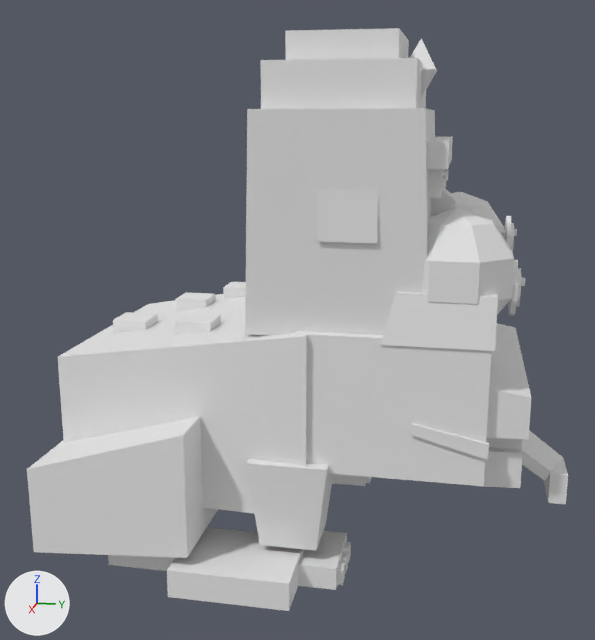
The FBX model assets/models/fbx/09_EclipseTemple/Animals/dino_IdolOllie.fbx as it was, and as the next commit left it.
Camera for both pictures: a 50 mm camera at (0.0731, 0.0204, 0.0376) aimed at (0.0008, 0.006, 0.0196). Arrows for +X, +Y and +Z are at lower left; the lights stay in place. The first picture is the older version. Where no turn or scale is listed for an object, it has been applied to the vertices. Vertices at exactly the same position are counted once.

The first picture shows 'dino_IdolOllie_Accent', 'dino_IdolOllie_Belly', 'dino_IdolOllie_Body', 'dino_IdolOllie_EyeGlow', 'dino_IdolOllie_EyeWhite', 'dino_IdolOllie_Jade', 'dino_IdolOllie_Mouth', 'dino_IdolOllie_Pupil', 'dino_IdolOllie_Tongue', 'dino_IdolOllie_Trim', 'dino_IdolOllie_TrimDark' and 2 more.
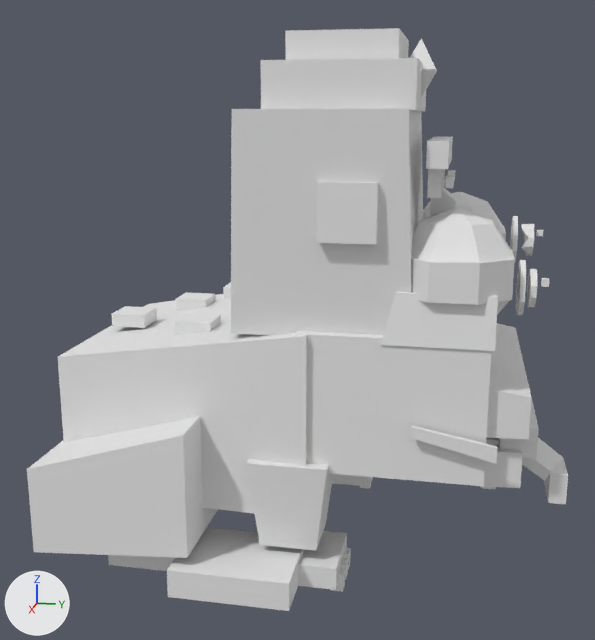
The change, as a diff of the scene's bpy script:
```diff
--- a/assets/models/fbx/09_EclipseTemple/Animals/dino_IdolOllie.fbx.py
+++ b/assets/models/fbx/09_EclipseTemple/Animals/dino_IdolOllie.fbx.py
@@ me_dino_idolollie_eyewhite @@
-me_dino_idolollie_eyewhite.from_pydata(...)  # 96 vertices, 92 faces; spans x -0.0118..0.0118, y 0.0156..0.0244, z 0.0208..0.0308
+me_dino_idolollie_eyewhite.from_pydata(...)  # 128 vertices, 96 faces; spans x -0.0124..0.0124, y 0.015..0.0244, z 0.0208..0.0308
+# me_dino_idolollie_eyewhite part 9: a new loose piece of 16 vertices spanning x 0.0024..0.0124, y 0.0156..0.0244, z 0.0242..0.0274, in mat_dino_idolollie_eyewhite (white #e7e7e7)
+# other edits to the shape of me_dino_idolollie_eyewhite do not show in these pictures
 me_dino_idolollie_eyewhite.materials.append(mat_dino_idolollie_eyewhite)
@@ me_dino_idolollie_trim @@
-me_dino_idolollie_trim.from_pydata(...)  # 16 vertices, 12 faces; spans x -0.008..0.0122, y 0.0037..0.0182, z 0.0207..0.0418
+me_dino_idolollie_trim.from_pydata(...)  # 16 vertices, 12 faces; spans x -0.008..0.0122, y 0.0025..0.017, z 0.0207..0.0418
+# me_dino_idolollie_trim part 5: the loose piece of 8 vertices spanning x -0.008..0.0122, y 0.0037..0.0182, z 0.0207..0.0383 is moved by (0.0, -0.0012, 0.0)
 me_dino_idolollie_trim.materials.append(mat_dino_idolollie_trim)
@@ me_dino_idolollie_pupil @@
-me_dino_idolollie_pupil.from_pydata(...)  # 40 vertices, 24 faces; spans x -0.0075..0.0083, y 0.0246..0.0251, z 0.023..0.0281
+me_dino_idolollie_pupil.from_pydata(...)  # 40 vertices, 24 faces; spans x -0.0075..0.0083, y 0.0258..0.0269, z 0.023..0.0281
+# me_dino_idolollie_pupil part 6: the loose piece of 20 vertices spanning x 0.0053..0.0083, y 0.0246..0.0251, z 0.023..0.0261 is moved by (0.0, 0.0012, 0.0)
+# me_dino_idolollie_pupil part 7: 20 of 40 vertices moved; they spanned x -0.0075..-0.0045, y 0.0246..0.0251, z 0.025..0.0281 and now span x -0.0075..-0.0043, y 0.0258..0.0269, z 0.0251..0.0281; mean shift (0.0001, 0.0017, 0.0); largest move (-0.006, 0.0251, 0.0281) -> (-0.006, 0.0269, 0.0281)
 me_dino_idolollie_pupil.materials.append(mat_dino_idolollie_pupil)
@@ me_dino_idolollie_accent @@
-me_dino_idolollie_accent.from_pydata(...)  # 56 vertices, 42 faces; spans x -0.0111..0.0091, y -0.0111..0.0071, z 0.0181..0.0217
+me_dino_idolollie_accent.from_pydata(...)  # 56 vertices, 42 faces; spans x -0.0111..0.0091, y -0.0112..0.0071, z 0.0187..0.0217
+# me_dino_idolollie_accent part 1: the loose piece of 8 vertices spanning x -0.0001..0.0031, y -0.0111..-0.0079, z 0.0181..0.0193 is moved by (0.0, -0.0001, 0.0006)
 me_dino_idolollie_accent.materials.append(mat_dino_idolollie_accent)
@@ me_dino_idolollie_mouth @@
-me_dino_idolollie_mouth.from_pydata(...)  # 40 vertices, 30 faces; spans x -0.0123..0.0122, y 0.0173..0.0259, z 0.0092..0.0145
+me_dino_idolollie_mouth.from_pydata(...)  # 40 vertices, 30 faces; spans x -0.0129..0.0128, y 0.0173..0.0271, z 0.008..0.0145
+# me_dino_idolollie_mouth part 2: the loose piece of 8 vertices spanning x -0.0086..0.0086, y 0.0229..0.0241, z 0.0092..0.0135 is moved by (0.0, 0.0, -0.0012)
+# me_dino_idolollie_mouth part 3: the loose piece of 8 vertices spanning x 0.0118..0.0122, y 0.0173..0.0232, z 0.0121..0.0145 is scaled about its middle by (1, 1.1, 1), then moved by (0.0006, 0.0003, 0.0)
+# me_dino_idolollie_mouth part 4: 8 of 40 vertices moved; they spanned x -0.0092..0.0092, y 0.023..0.0259, z 0.0118..0.0138 and now span x -0.0092..0.0092, y 0.0236..0.0271, z 0.0112..0.0138; mean shift (0.0, 0.001, -0.0003); largest move (0.0092, 0.0259, 0.0118) -> (0.0092, 0.0271, 0.0112)
+# other edits to the shape of me_dino_idolollie_mouth do not show in these pictures
 me_dino_idolollie_mouth.materials.append(mat_dino_idolollie_mouth)
@@ me_dino_idolollie_eyeglow @@
-me_dino_idolollie_eyeglow.from_pydata(...)  # 40 vertices, 24 faces; spans x -0.0081..0.0089, y 0.0244..0.0248, z 0.0223..0.0288
+me_dino_idolollie_eyeglow.from_pydata(...)  # 40 vertices, 24 faces; spans x -0.0081..0.0089, y 0.025..0.0254, z 0.0223..0.0288
+# me_dino_idolollie_eyeglow part 8: the whole mesh is moved by (0.0, 0.0006, 0.0)
 me_dino_idolollie_eyeglow.materials.append(mat_dino_idolollie_eyeglow)
```

Location of each change, (x1, y1, x2, y2) in pixels of the pictures (595 x 640 px; the box of a moved part takes in the faces that stretch with it):
'dino_IdolOllie_Trim', reshaped: before (245, 58, 435, 335); after (231, 58, 426, 335)
'dino_IdolOllie_EyeWhite', reshaped: before (422, 192, 514, 315); after (411, 192, 515, 315)
'dino_IdolOllie_Accent', reshaped: before (113, 282, 246, 335); after (112, 282, 231, 335)
'dino_IdolOllie_Mouth', reshaped: before (411, 423, 522, 460); after (411, 371, 539, 489)
'dino_IdolOllie_EyeGlow', moved: before (505, 216, 518, 315); after (510, 216, 526, 315)
'dino_IdolOllie_Pupil', reshaped: before (510, 223, 521, 307); after (521, 224, 537, 308)
part 1 of me_dino_idolollie_accent, moved or reshaped: before (113, 312, 158, 333); after (112, 306, 157, 328)
part 2 of me_dino_idolollie_mouth, moved or reshaped (not visible before): after (480, 438, 498, 489)
part 3 of me_dino_idolollie_mouth, moved or reshaped: before (411, 423, 489, 460); after (411, 425, 497, 464)
part 4 of me_dino_idolollie_mouth, moved or reshaped: before (486, 438, 522, 450); after (498, 371, 539, 459)
part 5 of me_dino_idolollie_trim, moved or reshaped: before (245, 108, 435, 335); after (231, 108, 423, 335)
part 6 of me_dino_idolollie_pupil, moved or reshaped: before (516, 268, 521, 307); after (527, 269, 537, 308)
part 7 of me_dino_idolollie_pupil, moved or reshaped: before (510, 223, 514, 253); after (521, 224, 534, 256)
part 9 of me_dino_idolollie_eyewhite, added: after (411, 249, 515, 305)
